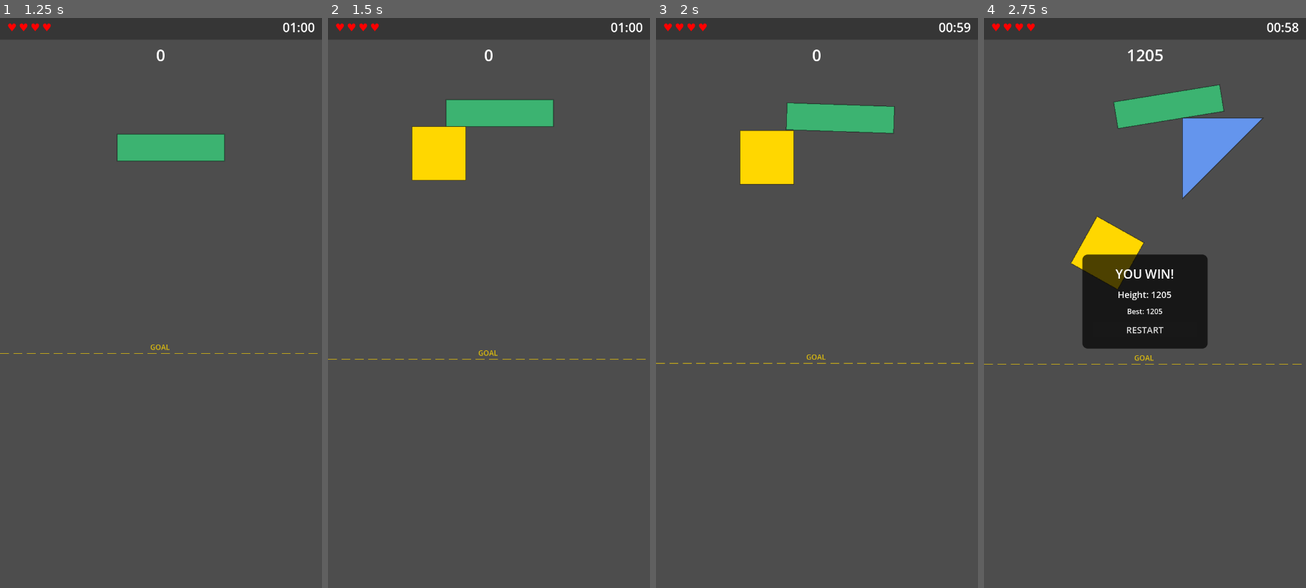
Above: before the commit, frames 1-4 (left to right).
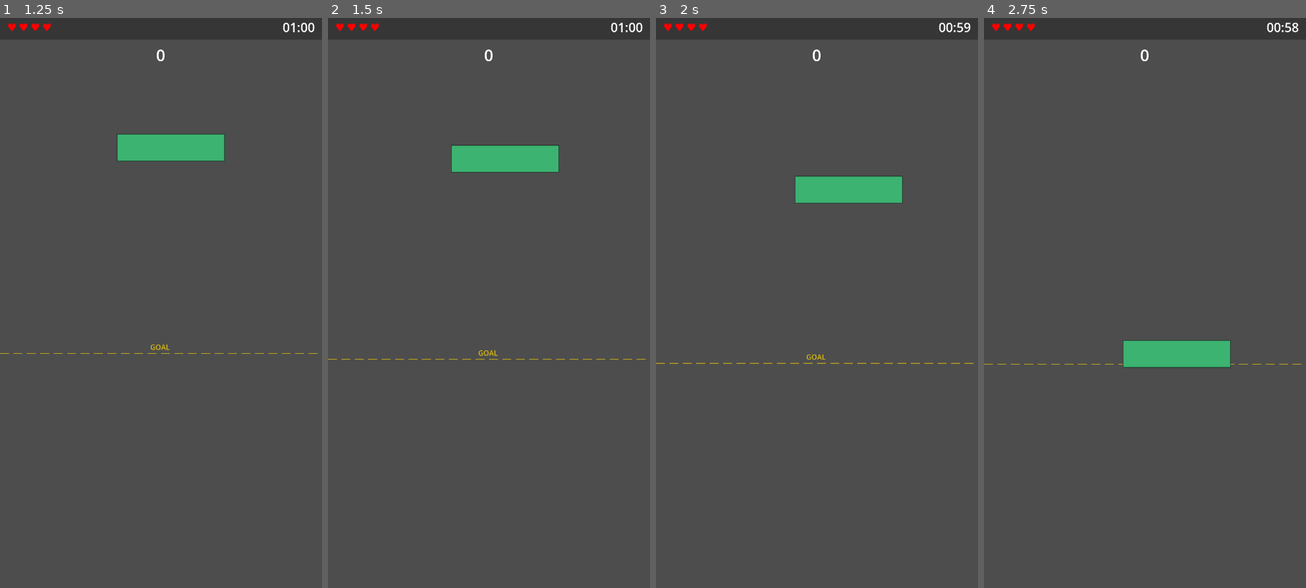
Above: after the commit, the same moments.

Repository: PartlyWhole/ToppleClone
Game: Godot game, scene res://main/main.tscn
Same seed, same stepped clock (60 frames per second), same inputs: the game is played once before the commit and once after it.
Inputs (mouse positions are in pixels of both pictures, inside the frame that each line leads up to):
- Up to frame 1 (1.25 s): click "▶ START" at 0.5 s
- Up to frame 2 (1.5 s): tap Enter at 1.25 s; drag from (498, 149) to (521, 177) at 1.27 s
- Up to frame 3 (2 s): no input
- Up to frame 4 (2.75 s): drag from (1093, 154) to (1128, 417) at 2.02 s

Frame 1 is identical in both runs. In frame 2, 4.6% of the frame differs, in the area x 26-72%, y 14-29%; in frame 3, 4.8%; in frame 4, 12%, in the area x 26-87%, y 5-62%.

Commit message:
fix: gravity on release, 2s spawn delay, camera centered on platform
- Always restore gravity_scale to 1.0 on drag release (was restoring
  the spawned block's 0.0, causing blocks to float)
- Add 2-second delay before spawning the next block after drag starts
- Camera starts centered on platform area with bottom_margin
- Camera is non-monotonic — follows back down if tower collapses

Co-Authored-By: Claude Opus 4.6 (1M context) <noreply@anthropic.com>

Diff:
--- a/features/blocks/scripts/draggable_block.gd
+++ b/features/blocks/scripts/draggable_block.gd
@@ -36,7 +36,6 @@
 var _is_dragging: bool = false
 var _is_released: bool = false
 var _drag_offset: Vector2 = Vector2.ZERO
-var _base_gravity_scale: float = 1.0
 var _polygon: PackedVector2Array = PackedVector2Array()
 var _rotate_dir: float = 0.0
 var _sleep_frames: int = 0
@@ -156,7 +155,6 @@
 	is_placed = false
 	_settle_timer = 0.0
 	_drag_offset = global_position - get_global_mouse_position()
-	_base_gravity_scale = gravity_scale
 	gravity_scale = 0.0
 	contact_monitor = true
 	set_process_unhandled_input(true)
@@ -166,7 +164,7 @@
 func _stop_drag() -> void:
 	_is_dragging = false
 	_is_released = true
-	gravity_scale = _base_gravity_scale
+	gravity_scale = 1.0
 	linear_velocity = Vector2.ZERO
 	set_process_unhandled_input(false)
 	drag_ended.emit()
--- a/features/gameplay/scripts/game_camera.gd
+++ b/features/gameplay/scripts/game_camera.gd
@@ -3,17 +3,19 @@
 
 @export var smooth_speed: float = 3.0
 @export var look_ahead: float = 200.0
+@export var bottom_margin: float = 100.0
 
 var _target_y: float = 0.0
 var _initial_y: float = 0.0
+var _viewport_half_h: float = 0.0
 
 
 func _ready() -> void:
 	assert(smooth_speed > 0.0, "smooth_speed must be positive")
 	assert(look_ahead >= 0.0, "look_ahead must be non-negative")
 	set_process(false)
-	var viewport_height: float = get_viewport_rect().size.y
-	_initial_y = viewport_height / 2.0
+	_viewport_half_h = get_viewport_rect().size.y / 2.0
+	_initial_y = GameplayController.PLATFORM_SURFACE_Y - _viewport_half_h + bottom_margin
 	_target_y = _initial_y
 	position = Vector2(get_viewport_rect().size.x / 2.0, _initial_y)
 	enabled = true
@@ -29,7 +31,7 @@
 
 
 func update_target(tower_top_y: float) -> void:
-	_target_y = minf(_target_y, tower_top_y)
+	_target_y = tower_top_y
 
 
 func get_target_y() -> float:
--- a/features/gameplay/scripts/game_manager.gd
+++ b/features/gameplay/scripts/game_manager.gd
@@ -7,6 +7,7 @@
 const ROUND_TIME: float = 60.0
 const DROP_THRESHOLD_Y: float = 300.0
 const HEIGHT_SCAN_INTERVAL: float = 0.5
+const SPAWN_DELAY: float = 2.0
 
 const BLOCK_COLORS: Array[Color] = [
 	Color.CORNFLOWER_BLUE,
@@ -146,7 +147,7 @@
 		return
 	block.freeze = false
 	block.gravity_scale = 1.0
-	_spawn_block()
+	get_tree().create_timer(SPAWN_DELAY).timeout.connect(_spawn_block)
 
 
 func _scan_tower() -> void:
